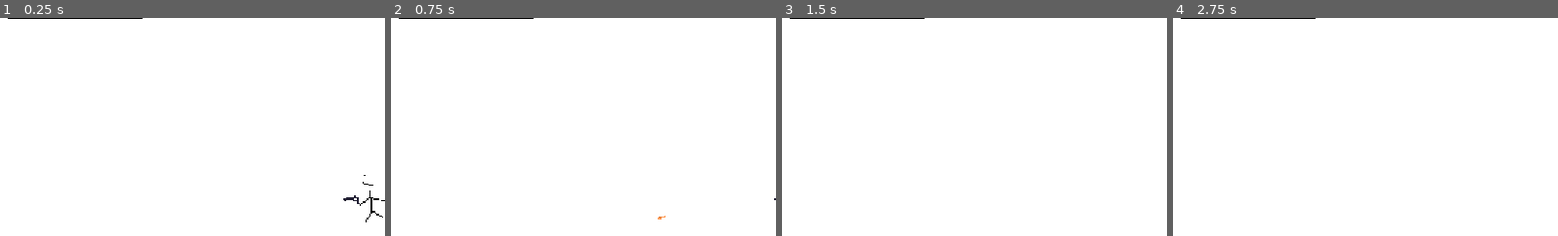
Above: before the commit, frames 1-4 (left to right).
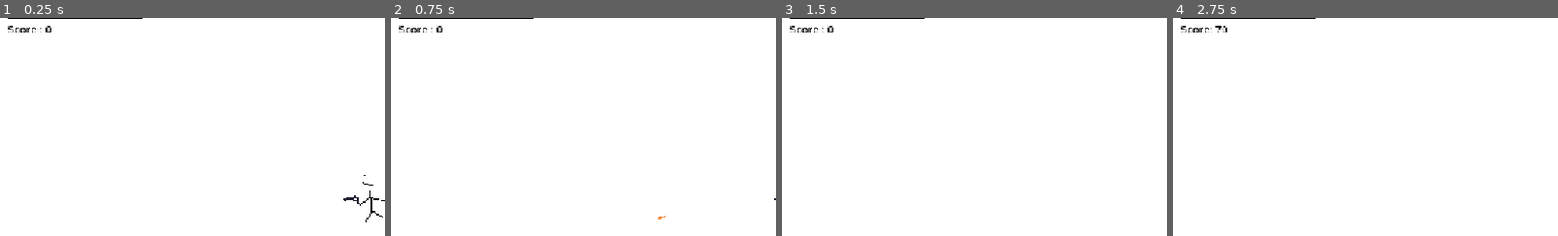
Above: after the commit, the same moments.

Repository: xjamal21/bullet-heaven-game-
Game: Godot game, scene res://tscnfiles/main_game.tscn
Two runs of this game, one before a commit and one after it. Both use one fixed random seed, a clock stepped at 60 frames per second and the inputs below.
Inputs:
- Up to frame 1 (0.25 s): no input
- Up to frame 2 (0.75 s): tap Enter at 0.5 s; hold D (move_right) from 0.53 s (still down)
- Up to frame 3 (1.5 s): tap Space at 1.25 s; release D (move_right) at 1.28 s; hold S (move_down) from 1.28 s (still down)
- Up to frame 4 (2.75 s): release S (move_down) at 2.03 s; hold D (move_right) from 2.03 s (still down)
The pictures show only the part of the screen within x 0-50%, y 6-56%; the shares and areas given below are measured in that part.

The runs differ from the first frame. In frame 1, 0.2% of the frame differs, in the area x 2-14%, y 3-7%; in frame 2, 0.2%; in frame 3, 0.2%; in frame 4, 0.2%, in the area x 2-15%, y 3-7%.

Commit message:
score lol
score (temporary)

Diff:
--- a/gdscripts/enemies.gd
+++ b/gdscripts/enemies.gd
@@ -2,11 +2,12 @@
 var player: Node2D
 var health = 3
 var strength: int = 10
-
-
+var score: int = 0
+var scoreforkill: int = randi_range(10, 100)
 
 func _ready() -> void:
 	player = get_tree().root.find_child("Player", true, false)
+
 
 func _physics_process(delta: float) -> void:
 	var direction = global_position.direction_to(player.global_position)
@@ -15,9 +16,12 @@
 
 
 func take_damage():
+
 	health -= 1
 
-	if health == 0:
+	if health <= 0:
+		print("Mob died")
+		get_tree().call_group("score_label", "add_score", scoreforkill)
 		queue_free()
 	else:
 		$AnimatedSprite2D.play("hurt")
@@ -27,3 +31,7 @@
 	if body.name == "Player":
 		body.take_damage(strength)
 		print("Guy took damge")
+
+func set_score(amount: int) -> void:
+	score += amount
+	pass
--- a/gdscripts/main_game.gd
+++ b/gdscripts/main_game.gd
@@ -1,4 +1,7 @@
+
 extends Node2D
+
+var score: int
 
 func spawn_mob():
 	var new_mob = preload("res://tscnfiles/enemies.tscn").instantiate()
--- a/gdscripts/player.gd
+++ b/gdscripts/player.gd
@@ -6,7 +6,6 @@
 @onready var max_health: int = 100
 var strength: int = 10
 var current_health: int
-
 const SPEED = 300.0
 const JUMP_VELOCITY = -400.0
 
--- /dev/null
+++ b/gdscripts/scoretracker.gd
@@ -0,0 +1,7 @@
+extends RichTextLabel
+
+var score: int = 0
+
+func add_score(amount: int) -> void:
+	score += amount
+	text = "Score: " + str(score)
--- a/project.godot
+++ b/project.godot
@@ -20,6 +20,10 @@
 window/stretch/mode="canvas_items"
 window/stretch/aspect="expand"
 window/canvas_textures/default_texture_filter=0
+
+[global_group]
+
+score_label=""
 
 [input]
 
--- a/tscnfiles/main_game.tscn
+++ b/tscnfiles/main_game.tscn
@@ -6,7 +6,8 @@
 [ext_resource type="Script" uid="uid://diabq50i853aa" path="res://gdscripts/player.gd" id="3_xbfd6"]
 [ext_resource type="Texture2D" uid="uid://dtog1kqqcl7si" path="res://assets/ui/healthbar.png" id="5_kaaer"]
 [ext_resource type="Texture2D" uid="uid://7lwxrkrrkh4w" path="res://assets/ui/bar.png" id="6_k3bpy"]
-[ext_resource type="Script" uid="uid://5ll0f2cix31i" path="res://tscnfiles/health_bar.gd" id="7_k82tj"]
+[ext_resource type="Script" uid="uid://5ll0f2cix31i" path="res://gdscripts/health_bar.gd" id="7_k82tj"]
+[ext_resource type="PackedScene" uid="uid://qhi7jtvit8tk" path="res://tscnfiles/scoretracker.tscn" id="8_k3bpy"]
 
 [sub_resource type="TileSetAtlasSource" id="TileSetAtlasSource_yx7mw"]
 texture = ExtResource("1_fr2d1")
@@ -1068,7 +1069,7 @@
 
 [node name="CanvasLayer" type="CanvasLayer" parent="." unique_id=1364822522]
 
-[node name="Healthbar" type="TextureProgressBar" parent="CanvasLayer" unique_id=625764471 node_paths=PackedStringArray("player")]
+[node name="Healthbar" type="TextureProgressBar" parent="CanvasLayer" unique_id=625764471]
 offset_left = 20.0
 offset_top = 13.0
 offset_right = 220.0
@@ -1078,6 +1079,11 @@
 texture_progress = ExtResource("6_k3bpy")
 texture_progress_offset = Vector2(6, 2)
 script = ExtResource("7_k82tj")
-player = NodePath("../../Player")
+
+[node name="score" parent="CanvasLayer" unique_id=557915218 instance=ExtResource("8_k3bpy")]
+offset_left = 20.0
+offset_top = 41.0
+offset_right = 20.0
+offset_bottom = 41.0
 
 [connection signal="timeout" from="Timer" to="." method="_on_timer_timeout"]
--- /dev/null
+++ b/tscnfiles/scoretracker.tscn
@@ -0,0 +1,13 @@
+[gd_scene format=3 uid="uid://qhi7jtvit8tk"]
+
+[ext_resource type="Script" uid="uid://6w5y1uhxjlri" path="res://gdscripts/scoretracker.gd" id="1_0xdlh"]
+
+[node name="score" type="RichTextLabel" unique_id=557915218 groups=["score_label"]]
+anchors_preset = 15
+anchor_right = 1.0
+anchor_bottom = 1.0
+grow_horizontal = 2
+grow_vertical = 2
+theme_override_colors/default_color = Color(0, 0, 0, 1)
+text = "Score : 0"
+script = ExtResource("1_0xdlh")
Renamed: tscnfiles/health_bar.gd -> gdscripts/health_bar.gd
Renamed: tscnfiles/health_bar.gd.uid -> gdscripts/health_bar.gd.uid
Not shown, added: gdscripts/scoretracker.gd.uid
Not shown, added: tscnfiles/enemies.tscn3961947307.tmp
